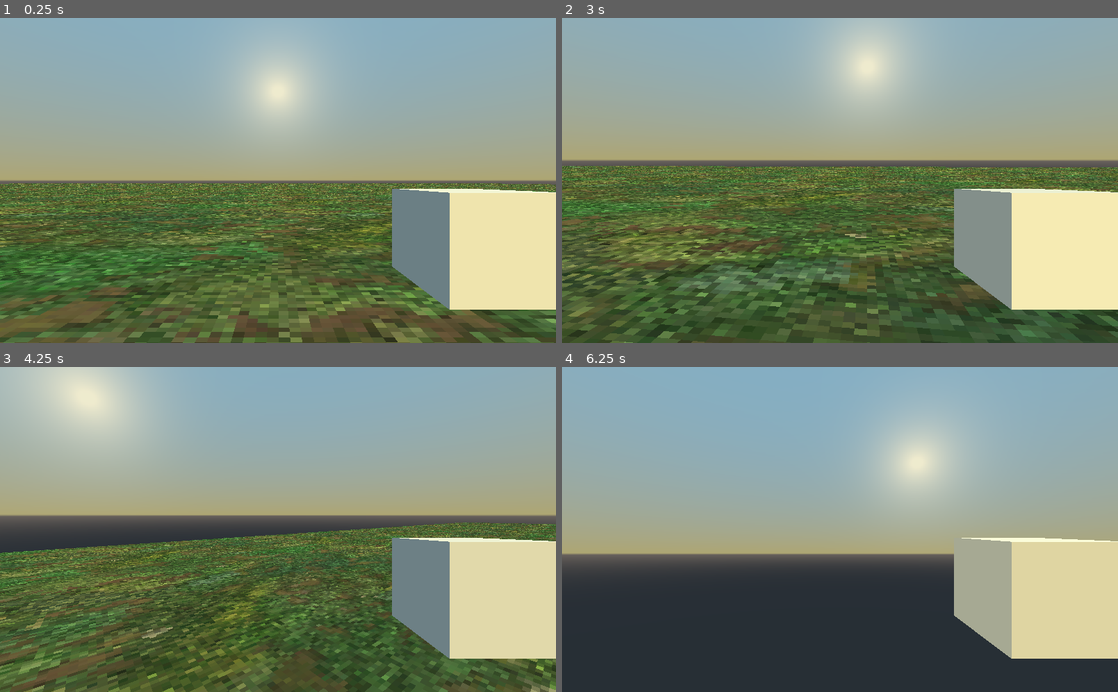
Above: before the commit, frames 1-4 (two rows, left to right).
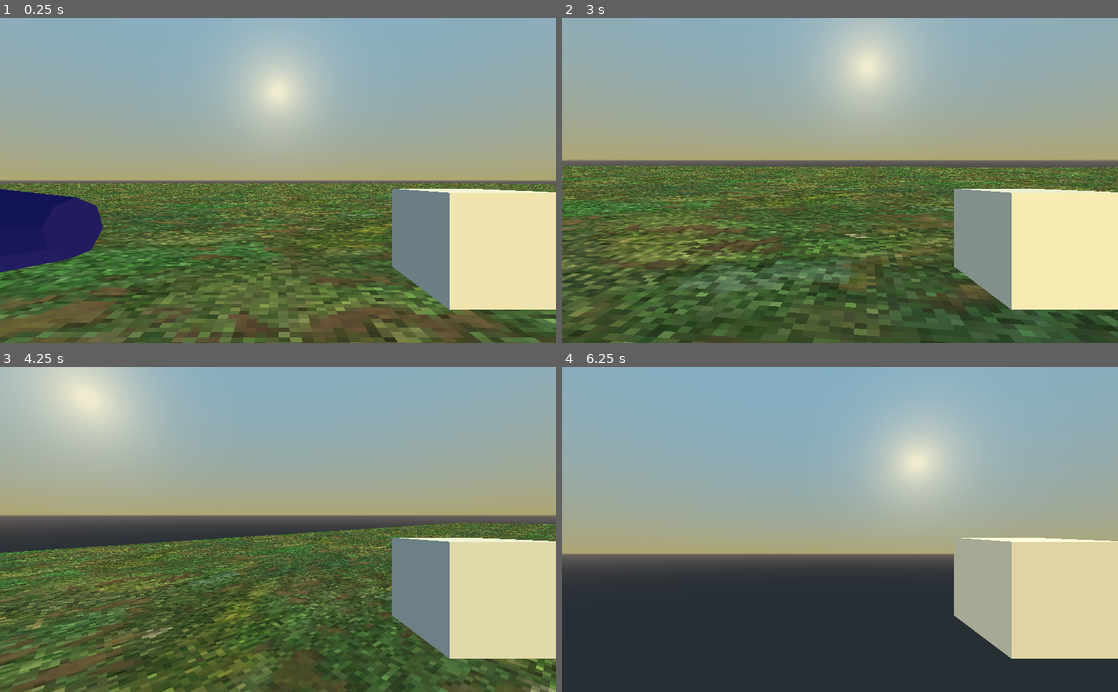
Above: after the commit, the same moments.

Repository: macattack69/KingBerry
Game: Godot game, scene res://Assets/Environment/Main.tscn
Two runs of this game, one before a commit and one after it. Both use one fixed random seed, a clock stepped at 60 frames per second and the inputs below.
Inputs (mouse positions are in pixels of both pictures, inside the frame that each line leads up to):
- Up to frame 1 (0.25 s): no input
- Up to frame 2 (3 s): tap Enter at 0.5 s; move the mouse to (867, 180) at 0.52 s; hold W (move_forwards) from 0.53 s (still down); tap 1 at 0.6 s; tap Space (jump) at 0.77, 1.52 s; move the mouse to (812, 180) at 1.27 s; tap 2 at 1.35 s; move the mouse to (851, 174) at 2.02 s; tap 3 at 2.1 s; move the mouse to (834, 187) at 2.77 s; tap 4 at 2.85 s
- Up to frame 3 (4.25 s): keep holding W (move_forwards); tap Space (jump) at 3.02, 3.77 s; move the mouse to (316, 532) at 3.52 s; tap 5 at 3.6 s
- Up to frame 4 (6.25 s): move the mouse to (795, 526) at 4.27 s; tap 6 at 4.35 s; tap Space (jump) at 4.52, 5.75, 6.02 s; move the mouse to (845, 529) at 5.02 s; tap 7 at 5.1 s; move the mouse to (817, 523) at 5.77 s; release W (move_forwards) at 5.78 s; hold D (move_right) from 5.78 s (still down); tap 8 at 5.85 s

The runs differ from the first frame. In frame 1, 3.9% of the frame differs, in the area x 0-100%, y 50-100%; in frame 2, 0.3%; in frame 3, 0.3%; in frame 4, less than 0.1%.

Commit message:
Flashlight
Added a flashlight model because I accidentally made it while my freaky ass learnt how to make tentacles. Tentacles incoming.

Diff:
--- a/kingbarry/Assets/Environment/Main.tscn
+++ b/kingbarry/Assets/Environment/Main.tscn
@@ -1,7 +1,8 @@
-[gd_scene load_steps=11 format=2]
+[gd_scene load_steps=12 format=2]
 
 [ext_resource path="res://Characters/Players/player.tscn" type="PackedScene" id=1]
 [ext_resource path="res://Assets/Raw Assets/grass_lowres.png" type="Texture" id=2]
+[ext_resource path="res://Assets/Environment/flashlight.tscn" type="PackedScene" id=3]
 
 [sub_resource type="NavigationMesh" id=8]
 vertices = PoolVector3Array( -93.505, 1.17163, -99.4999, -99.505, 1.17163, -99.4999, -99.505, 1.17163, -93.4999, -87.25 …(8207 unchanged characters)…
@@ -68,5 +69,12 @@
 transform = Transform( 0.351695, 0.582899, -0.732489, 0, 0.782478, 0.622679, 0.936115, -0.218993, 0.275193, -0.000187397, 0.576791, -0.00145197 )
 mesh = SubResource( 4 )
 
+[node name="flashlight" type="MeshInstance" parent="Navigation/NavigationMeshInstance/Environment"]
+transform = Transform( 1, 0, 0, 0, 1, 0, 0, 0, 1, 1.59227, 0, 0 )
+skeleton = NodePath("../..")
+
+[node name="flashlight" parent="Navigation/NavigationMeshInstance/Environment/flashlight" instance=ExtResource( 3 )]
+transform = Transform( 0.999993, -0.00118767, -0.00360133, 0.00335606, -0.164971, 0.986293, -0.0017655, -0.986298, -0.164965, 4.61837, 1.96335, 0.0300035 )
+
 [node name="Player" parent="." instance=ExtResource( 1 )]
-transform = Transform( 1, 0, 0, 0, 1, 0, 0, 0, 1, 9.2013, 1.51029, 0.00596237 )
+transform = Transform( 1, 0, 0, 0, 1, 0, 0, 0, 1, 9.20207, 1.5122, 0.00674474 )
--- /dev/null
+++ b/kingbarry/Assets/Environment/flashlight.tscn
@@ -0,0 +1,9 @@
+[gd_scene load_steps=3 format=2]
+
+[ext_resource path="res://Assets/Raw Assets/knowingthisaintreal.tres" type="Material" id=1]
+[ext_resource path="res://Assets/Raw Assets/flashlight.fbx" type="PackedScene" id=2]
+
+[node name="flashlight" instance=ExtResource( 2 )]
+
+[node name="Circle" parent="RootNode" index="0"]
+material/0 = ExtResource( 1 )
Binary file added: kingbarry/Assets/Raw Assets/flashlight.fbx
Not shown, added: kingbarry/Assets/Raw Assets/flashlight.fbx.import
Not shown, changed: kingbarry/.DS_Store
Not shown, changed: kingbarry/Assets/.DS_Store
